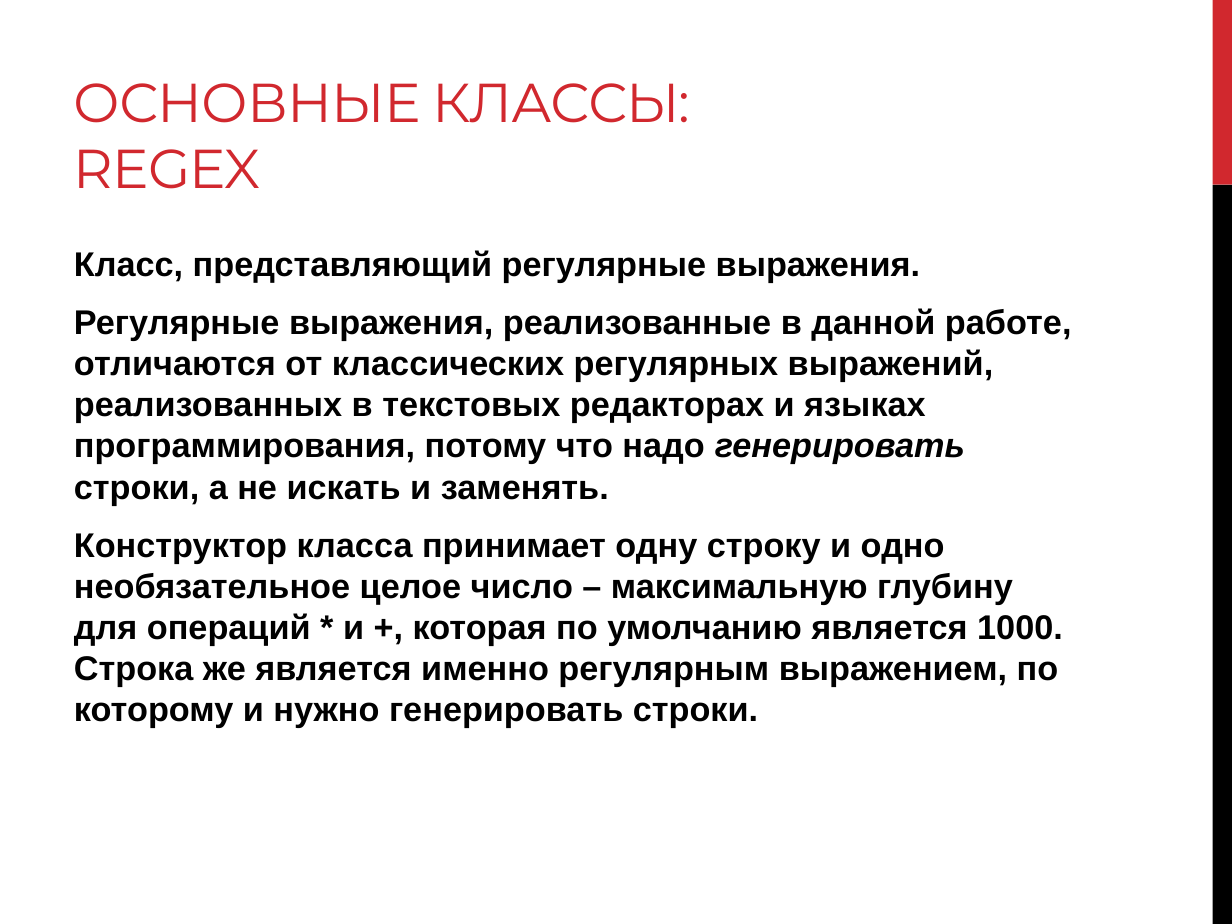
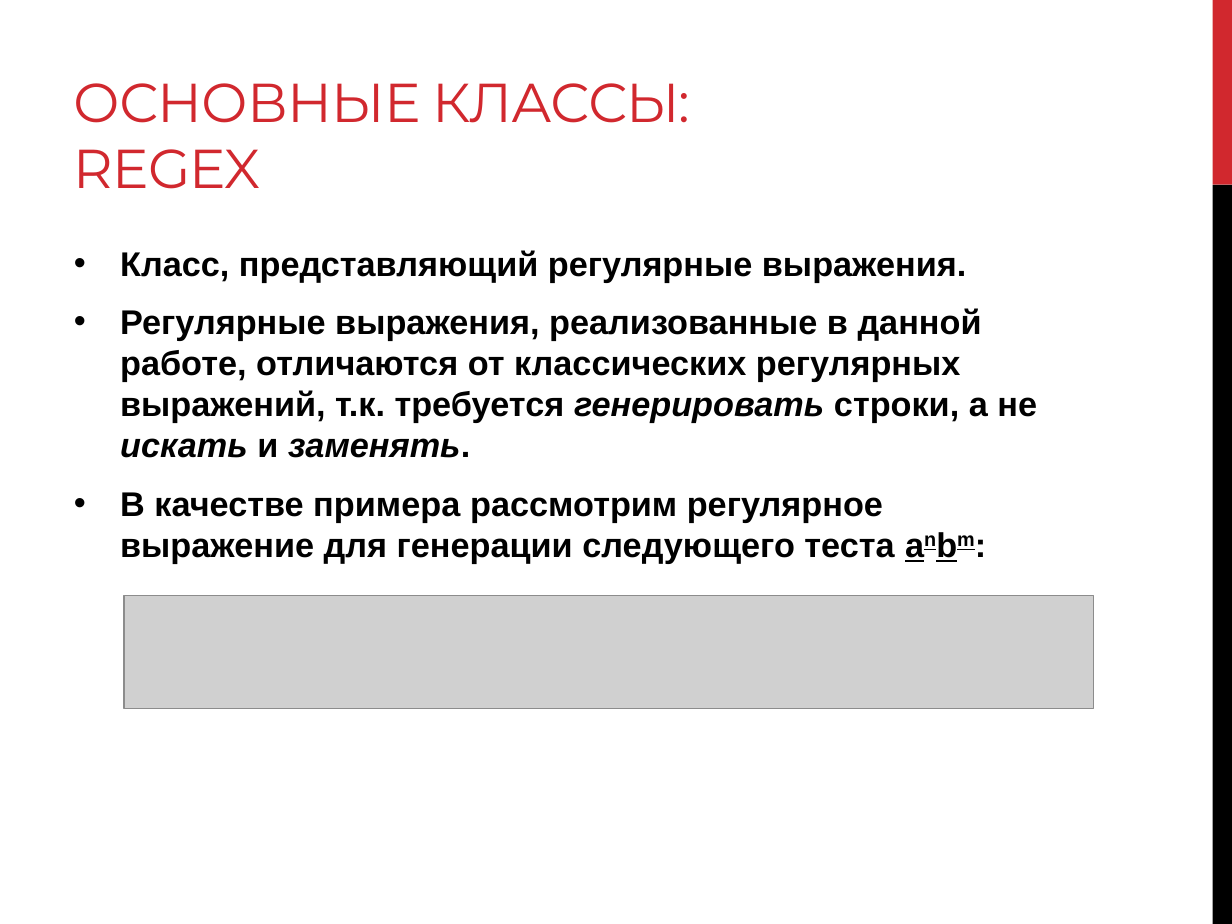
Before and after one commit to levonoganesyan/TestMaker, a slide deck: slide 14 of diploma_work_materials/Diploma_slides.pptx. Drawn at 1232x924 pixels with LibreOffice and Linux fonts; fonts in the diff are those of the drawing; grey boxes stand for pictures. Boxes give left, top, right and bottom in pixels: in the first picture for what was removed or moved away, otherwise in the second. Text is boxed around its words. In the diff, an @@ line names an element or a change of style, - is before the commit and + after.

Commit message:
Slides fix

```diff
--- a/diploma_work_materials/Diploma_slides.pptx
+++ b/diploma_work_materials/Diploma_slides.pptx
@@ text at [120,250,966,283]: bullet none to • @@
@@ text at [120,308,1037,563]: text changed @@
-Регулярные выражения, реализованные в данной работе, отличаются от классических регулярных выражений, реализованных в текстовых редакторах и языках программирования, потому что надо генерировать строки, а не искать и заменять.
-Конструктор класса принимает одну строку и одно необязательное целое число – максимальную глубину для операций * и +, которая по умолчанию является 1000. Строка же является именно регулярным выражением, по которому и нужно генерировать строки.
+• Регулярные выражения, реализованные в данной работе, отличаются от классических регулярных выражений, т.к. требуется генерировать строки, а не искать и заменять.
+• В качестве примера рассмотрим регулярное выражение для генерации следующего теста anbm:
@@ picture added at [124,595,1094,708] @@
```
Also in this commit, not shown: 14 other slides changed.
